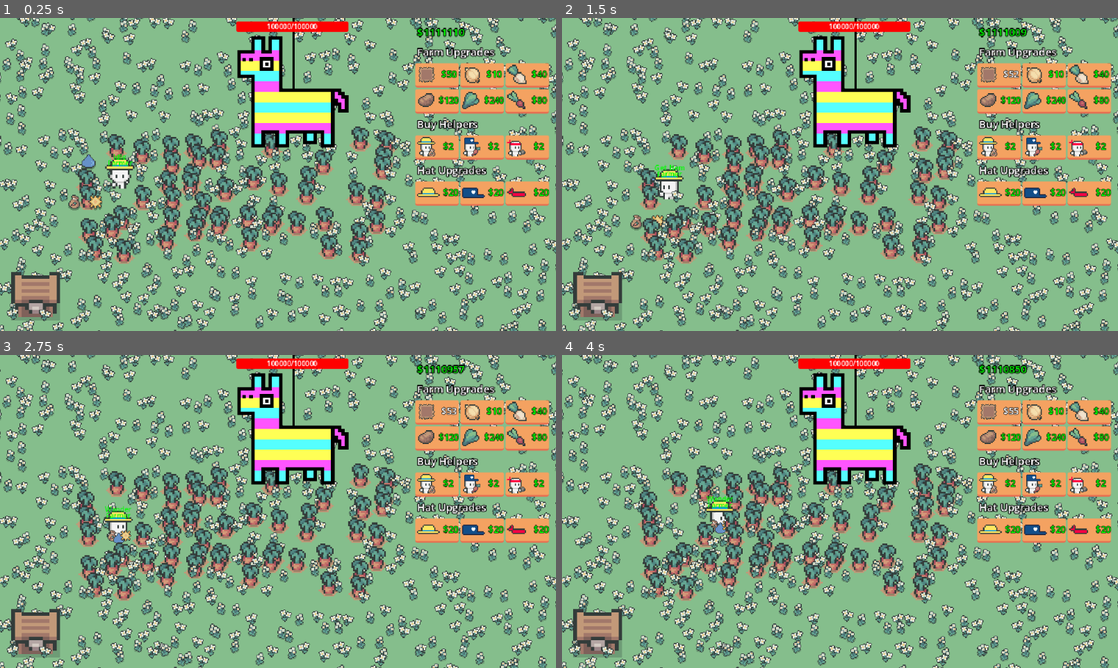
Above: before the commit, frames 1-4 (two rows, left to right).
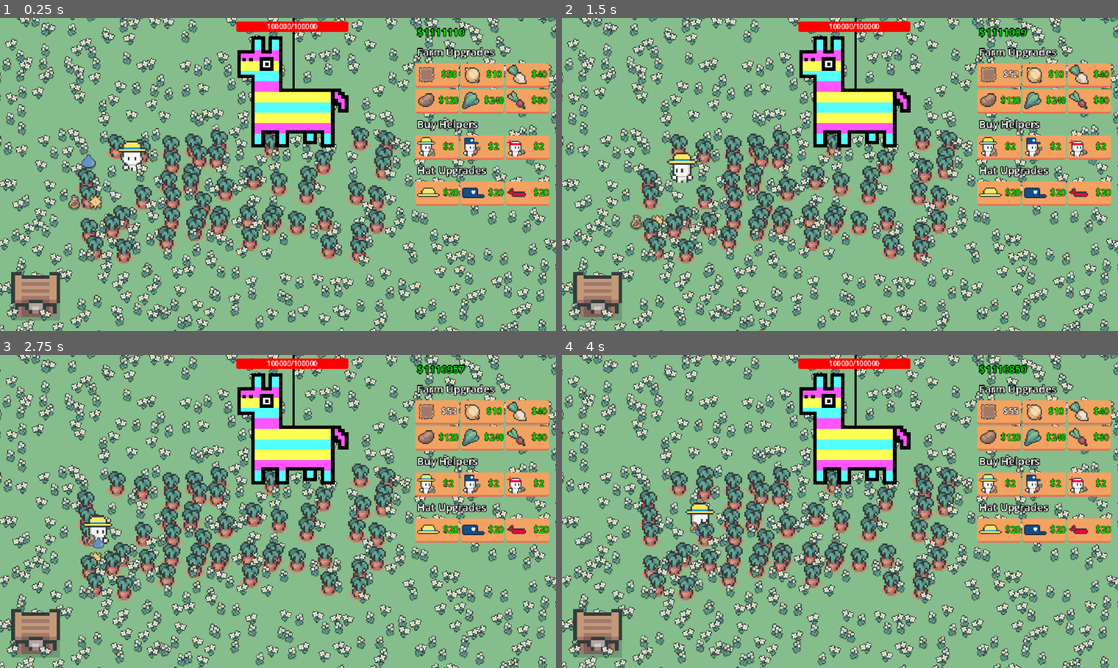
Above: after the commit, the same moments.

Repository: eric-marsh/farminata
Game: Godot game, scene res://scene/scene_switcher.tscn
The game is run twice, just before and just after one commit, with the same random seed, the same clock (stepped at 60 frames per second) and the same inputs. Sound files missing from this copy of the repository are replaced by a short silence.
Inputs:
- Up to frame 1 (0.25 s): no input
- Up to frame 2 (1.5 s): click "$50" at 0.5 s; click "$51" at 1.25 s
- Up to frame 3 (2.75 s): click "$52" at 2 s
- Up to frame 4 (4 s): click "$53" at 2.75 s; click "$54" at 3.5 s

The runs differ from the first frame. In frame 1, 0.6% of the frame differs, in the area x 18-27%, y 39-55%; in frame 2, 0.6%; in frame 3, 0.8%, in the area x 14-24%, y 48-68%; in frame 4, 0.6%.

Commit message:
fix delivery hat

Diff:
--- a/scene/helper/attack_helper.tscn
+++ b/scene/helper/attack_helper.tscn
@@ -2,7 +2,7 @@
 
 [ext_resource type="Script" uid="uid://gux46i3nj3wt" path="res://script/helper/attack_helper.gd" id="1_lee8m"]
 [ext_resource type="Texture2D" uid="uid://cmb0w57uedn7x" path="res://img/helper/walk_sprite_sheet.png" id="2_xcfqp"]
-[ext_resource type="Texture2D" uid="uid://c2bsooqksa4j0" path="res://img/helper/farmer_hat.png" id="4_3txtj"]
+[ext_resource type="Texture2D" uid="uid://b3av6rfxcn5ss" path="res://img/helper/attack_hat.png" id="4_3txtj"]
 [ext_resource type="Texture2D" uid="uid://dxw5mpl374jcu" path="res://img/droppables/rock.png" id="4_xcfqp"]
 
 [sub_resource type="CircleShape2D" id="CircleShape2D_uu31v"]
@@ -202,11 +202,13 @@
 
 [node name="AttackHelper" type="CharacterBody2D"]
 z_index = 2
+y_sort_enabled = true
 collision_layer = 0
 collision_mask = 0
 script = ExtResource("1_lee8m")
 
 [node name="CollisionShape2D" type="CollisionShape2D" parent="."]
+position = Vector2(-1, -7)
 shape = SubResource("CircleShape2D_uu31v")
 
 [node name="AnimatedSprite2D" type="AnimatedSprite2D" parent="."]
@@ -214,17 +216,20 @@
 scale = Vector2(2, 2)
 sprite_frames = SubResource("SpriteFrames_6kp2c")
 animation = &"walk_right"
+offset = Vector2(0, -7)
 
 [node name="HeldItem" type="Sprite2D" parent="."]
 visible = false
-position = Vector2(0, 8)
+z_index = 1
+position = Vector2(13, -10)
 texture = ExtResource("4_xcfqp")
 
 [node name="StateLabel" type="Label" parent="."]
-offset_left = -13.0
-offset_top = -28.0
-offset_right = 13.0
-offset_bottom = -5.0
+z_index = 4
+offset_left = -12.0
+offset_top = -40.0
+offset_right = 14.0
+offset_bottom = -17.0
 text = "Idle
 Seed"
 label_settings = SubResource("LabelSettings_ewdy1")
@@ -233,11 +238,13 @@
 
 [node name="Throwable" type="Sprite2D" parent="."]
 visible = false
+z_index = 1
+position = Vector2(13, -10)
 texture = ExtResource("4_xcfqp")
 
 [node name="AttackTimer" type="Timer" parent="."]
 
 [node name="HatSprite" type="Sprite2D" parent="."]
-visible = false
-position = Vector2(0, -13)
+y_sort_enabled = true
 texture = ExtResource("4_3txtj")
+offset = Vector2(0, -25)
--- a/scene/helper/helper.tscn
+++ b/scene/helper/helper.tscn
@@ -3,9 +3,9 @@
 [ext_resource type="Script" uid="uid://14s7ms1klkvk" path="res://script/helper/helper.gd" id="1_xnnrj"]
 [ext_resource type="Texture2D" uid="uid://cmb0w57uedn7x" path="res://img/helper/walk_sprite_sheet.png" id="2_edx7r"]
 [ext_resource type="Texture2D" uid="uid://rxlpd65q3trl" path="res://img/plants/carrot/carrot_seed.png" id="3_eoi31"]
-[ext_resource type="Texture2D" uid="uid://c2bsooqksa4j0" path="res://img/helper/farmer_hat.png" id="4_edx7r"]
 [ext_resource type="Texture2D" uid="uid://dfivp000yegyb" path="res://img/plants/carrot/carrot.png" id="4_eoi31"]
 [ext_resource type="Texture2D" uid="uid://4wsbuk2bg1gf" path="res://img/droppables/water.png" id="4_x75v7"]
+[ext_resource type="Texture2D" uid="uid://mf5rpqaai70l" path="res://img/helper/delivery_hat.png" id="6_x75v7"]
 
 [sub_resource type="CircleShape2D" id="CircleShape2D_uu31v"]
 
@@ -227,25 +227,25 @@
 [node name="HeldItem1" type="Sprite2D" parent="HeldItem"]
 visible = false
 y_sort_enabled = true
-position = Vector2(-8.75, -7.5)
+position = Vector2(-9, -8)
 texture = ExtResource("3_eoi31")
 
 [node name="HeldItem2" type="Sprite2D" parent="HeldItem"]
 visible = false
 y_sort_enabled = true
-position = Vector2(1.25, -3.75)
+position = Vector2(1, -4)
 texture = ExtResource("4_x75v7")
 
 [node name="HeldItem3" type="Sprite2D" parent="HeldItem"]
 visible = false
 y_sort_enabled = true
-position = Vector2(11.25, -7.5)
+position = Vector2(11, -7)
 texture = ExtResource("3_eoi31")
 
 [node name="HeldItemProduce" type="Sprite2D" parent="HeldItem"]
 visible = false
 y_sort_enabled = true
-position = Vector2(11.25, -12.5)
+position = Vector2(11, -11)
 texture = ExtResource("4_eoi31")
 
 [node name="StateLabel" type="Label" parent="."]
@@ -263,5 +263,5 @@
 [node name="HatSprite" type="Sprite2D" parent="."]
 z_index = 1
 y_sort_enabled = true
-texture = ExtResource("4_edx7r")
+texture = ExtResource("6_x75v7")
 offset = Vector2(0, -28)
--- a/scene/main.tscn
+++ b/scene/main.tscn
@@ -123,7 +123,7 @@
 script = ExtResource("6_of57s")
 
 [node name="Helper" parent="Helpers" instance=ExtResource("9_hybxs")]
-position = Vector2(138, 190)
+position = Vector2(152, 170)
 
 [node name="CanvasLayer" parent="." instance=ExtResource("5_0ha60")]
 
--- a/script/debug.gd
+++ b/script/debug.gd
@@ -1,6 +1,6 @@
 extends Node
 
-var DEBUG_SHOW_HELPER_STATE: bool = true
+var DEBUG_SHOW_HELPER_STATE: bool = false
 
 var STARTING_MONEY: int = 1111110
 
--- a/script/helper/helper.gd
+++ b/script/helper/helper.gd
@@ -164,16 +164,25 @@
 func equip_hat(d: droppable) -> void:
 	var s: Sprite2D = Sprite2D.new()
 	s.texture = d.get_node("Sprite2D").texture
+
+	s.z_index=1
+	s.y_sort_enabled=true
 	if helper_type == Enum.Helper_Type.Attack:
-		s.position = Vector2(0, -4*num_hats)
+		s.offset = Vector2(0, -25)
+		s.position = Vector2(0, -4)
 	else:
-		s.position = Vector2(0, -8*num_hats)
-
-	$HatSprite.add_child(s)
+		s.offset = Vector2(0, -28)
+		s.position = Vector2(0, -7)
+
+	var current_hat = $HatSprite
+	while current_hat.get_child_count() > 0:
+		current_hat = current_hat.get_child(0)
+
+	current_hat.add_child(s)
 	num_hats += 1
 	held_droppables.clear()
 	# apply upgrade
-	update_speed(40)
+	update_speed(10)
 	if helper_type == Enum.Helper_Type.Attack:
 		apply_upgrade = true
 
@@ -370,19 +379,29 @@
 	max_velocity = Vector2(speed, speed)
 
 
+@onready var hat_sprite: Sprite2D = $HatSprite
 func update_animation() -> void:
+
 	match dir:
 		Enum.Dir.Left:
 			anim.play("walk_right")
 			anim.flip_h = true
+			hat_sprite.flip_h = true
 		Enum.Dir.Right:
 			anim.play("walk_right")
 			anim.flip_h = false
+			hat_sprite.flip_h = false
 		Enum.Dir.Up:
 			#anim.play("walk_up")
 			anim.play("walk_right")
 		Enum.Dir.Down:
 			anim.play("walk_down")
 			anim.flip_h = false
+			hat_sprite.flip_h = false
 		_:
 			print("Dont know that direction")
+	if helper_type == Enum.Helper_Type.Pluck:
+		if hat_sprite.flip_h:
+			$HatSprite.offset.x = -3
+		else:
+			$HatSprite.offset.x = 3
--- a/script/util.gd
+++ b/script/util.gd
@@ -23,10 +23,11 @@
 	return values[randi() % values.size()]
 
 func get_enum_direction(dir: Vector2) -> Enum.Dir:
-	if abs(dir.x) > abs(dir.y):
-		return Enum.Dir.Right if dir.x > 0 else Enum.Dir.Left
-	else:
-		return Enum.Dir.Down if dir.y > 0 else Enum.Dir.Up
+	return Enum.Dir.Right if dir.x > 0 else Enum.Dir.Left
+	#if abs(dir.x) > abs(dir.y):
+		#return Enum.Dir.Right if dir.x > 0 else Enum.Dir.Left
+	#else:
+		#return Enum.Dir.Down if dir.y > 0 else Enum.Dir.Up
 
 func random_visible_position() -> Vector2:
 	if !Globals.CameraNode:
